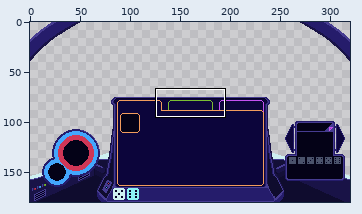
Pixel-art file, stored at Assets/Textures/UI/Cockpit/cockpit.aseprite. Above: a wide view before the commit, with the close-up outlined.
Close-up. Before the commit:
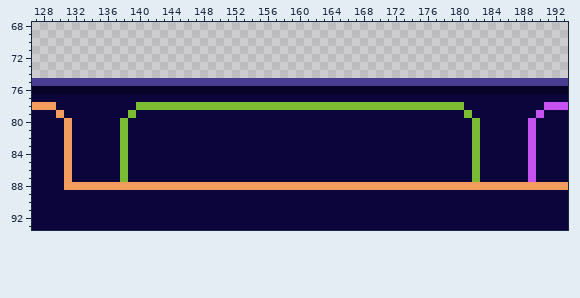
320x180 pixels, 1 frame. Shown: x 127..193, y 68..93.
After the commit:
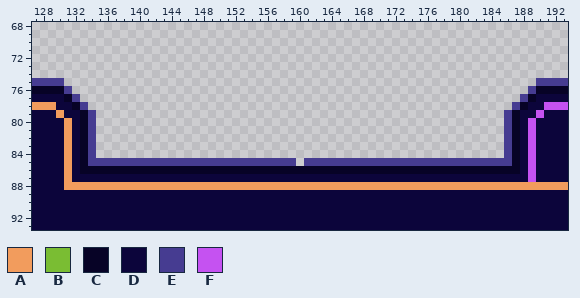
Palette (. is transparent): A #f29c5d  B #7abd33  C #070326  D #0c053b  E #463c91  F #c552f1
What changed:
Layers "NewWalls", "NewGameUI":
y 75: x 131..189 EEEEEEEEEEEEEEEEEEEEEEEEEEEEEEEEEEEEEEEEEEEEEEEEEEEEEEEEEEE -> ...........................................................
y 76: x 131..189 CCCCCCCCCCCCCCCCCCCCCCCCCCCCCCCCCCCCCCCCCCCCCCCCCCCCCCCCCCC -> E.........................................................E
y 77: x 131..189 DDDDDDDDDDDDDDDDDDDDDDDDDDDDDDDDDDDDDDDDDDDDDDDDDDDDDDDDDDD -> CE.......................................................EC
y 78: x 132..188 DDDDDDDDBBBBBBBBBBBBBBBBBBBBBBBBBBBBBBBBBBBBBBBBBDDDDDDDD -> CE.....................................................EC
y 79: x 133..187 DDDDDDBDDDDDDDDDDDDDDDDDDDDDDDDDDDDDDDDDDDDDDDDDBDDDDDD -> CE...................................................EC
y 80..84: x 133..187 DDDDDBDDDDDDDDDDDDDDDDDDDDDDDDDDDDDDDDDDDDDDDDDDDBDDDDD -> CE...................................................EC
y 85: x 133..187 DDDDDBDDDDDDDDDDDDDDDDDDDDDDDDDDDDDDDDDDDDDDDDDDDBDDDDD -> CEEEEEEEEEEEEEEEEEEEEEEEEEE.EEEEEEEEEEEEEEEEEEEEEEEEEEC
y 86: x 133..187 DDDDDBDDDDDDDDDDDDDDDDDDDDDDDDDDDDDDDDDDDDDDDDDDDBDDDDD -> CCCCCCCCCCCCCCCCCCCCCCCCCCCCCCCCCCCCCCCCCCCCCCCCCCCCCCC
y 87: x 138 B -> D; x 182 B -> D
